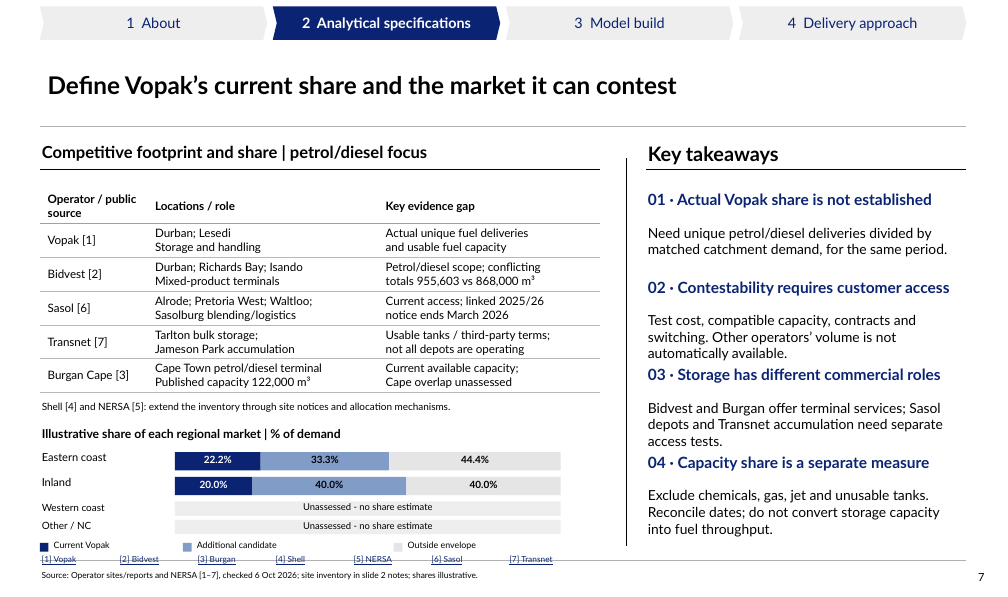
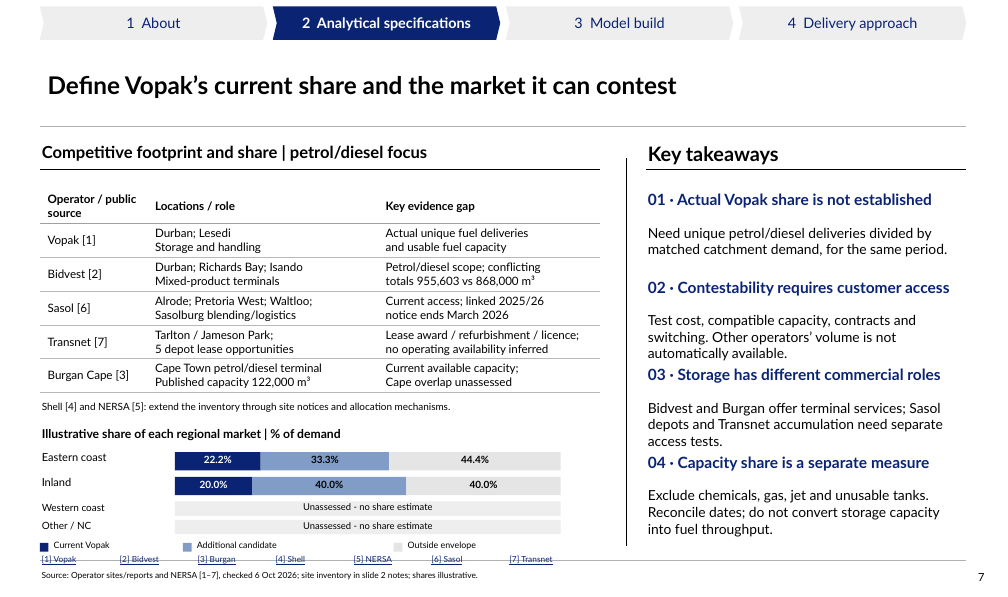
Before and after one commit to Africa-International-Advisors/liquid_fuels_model, a slide deck: slide 7 of pptx/output/delivered/Vopak_Week1_Analytical_Pack_2026_10_06.pptx. Drawn at 1008x597 pixels with LibreOffice and Linux fonts; fonts in the diff are those of the drawing; background and template pictures are left out. Boxes give left, top, right and bottom in pixels: in the first picture for what was removed or moved away, otherwise in the second. Text is boxed around its words. In the diff, an @@ line names an element or a change of style, - is before the commit and + after.

Commit message:
Add sourced Transnet lease storage to Week 1 chart and maps
Preserve all five October 2026 RFPs with hashes and exact briefing coordinates. Map lease offers separately from operating assets; chart three stated capacities on a separate scale and keep Bethlehem/Magdala unknown. Flag Ladysmith working capacity and Magdala location inconsistency. Record Manish actions on refurbishment, licensing, access and refresh; retain the current nine-page PPT/PDF filenames and archive the previous delivery. Governance coverage and three cartography tests pass; 50 existing exceptions remain open.

```diff
--- a/pptx/output/delivered/Vopak_Week1_Analytical_Pack_2026_10_06.pptx
+++ b/pptx/output/delivered/Vopak_Week1_Analytical_Pack_2026_10_06.pptx
@@ table at <box>40,189,601,392</box> @@
-row 5, column 2: Tarlton bulk storage; / Jameson Park accumulation
+row 5, column 2: Tarlton / Jameson Park; / 5 depot lease opportunities
-row 5, column 3: Usable tanks / third-party terms; / not all depots are operating
+row 5, column 3: Lease award / refurbishment / licence; / no operating availability inferred
```
Also in this commit, not shown: 4 other slides changed, 17 other files.
